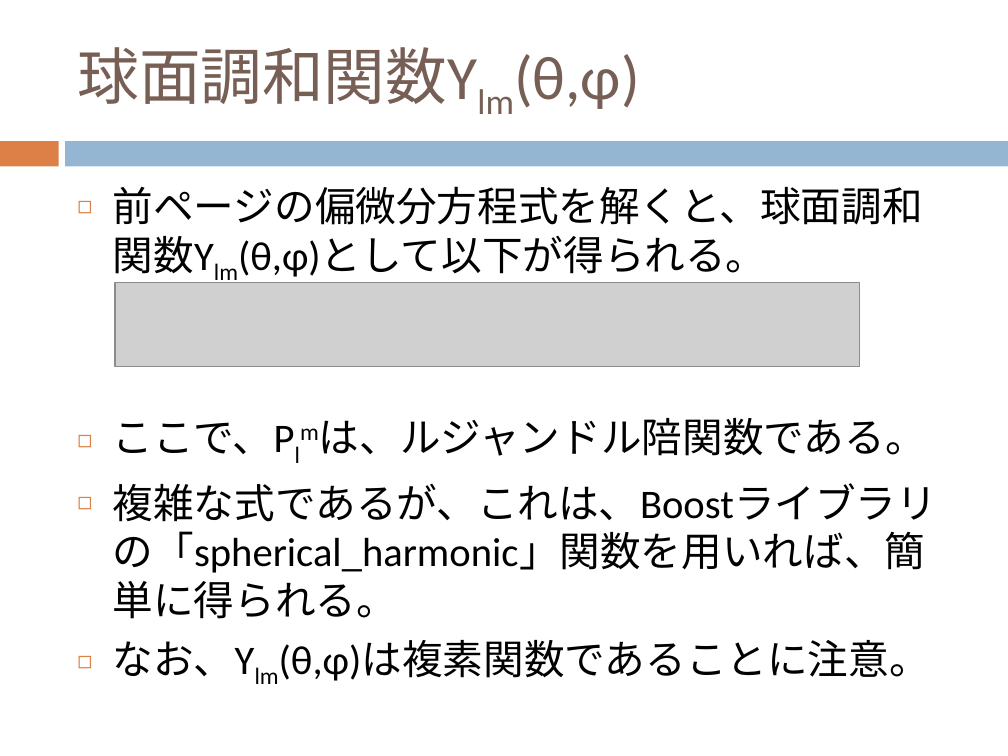
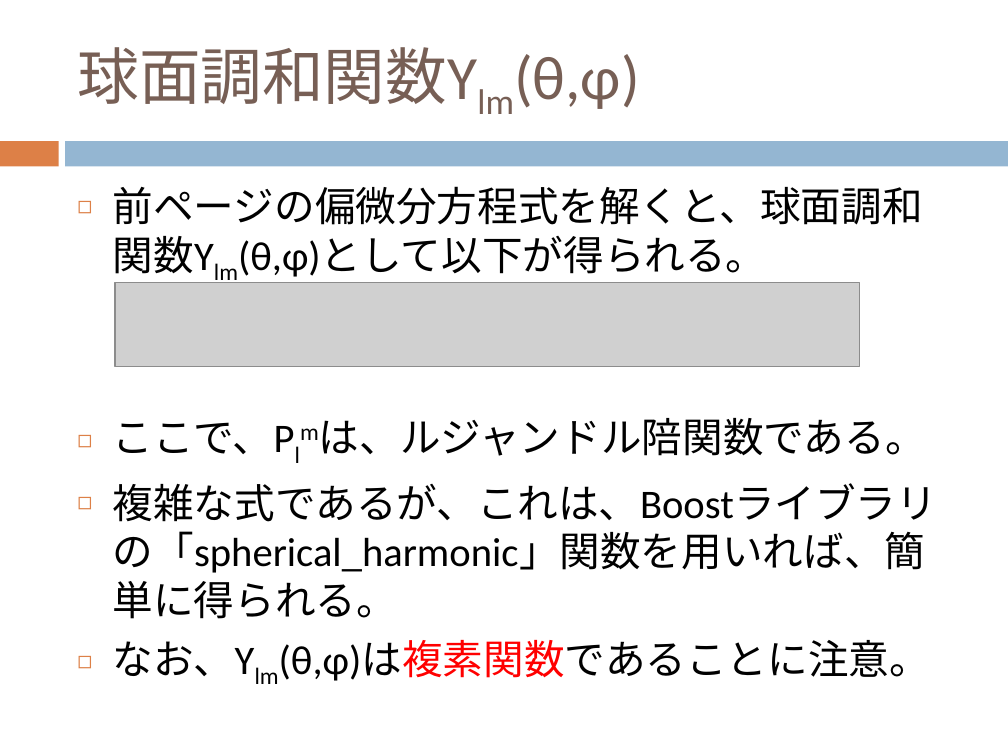
Before and after one commit to dc1394/fukui_sono3, a slide deck: slide 8 of 福井技術者の集い その3 発表資料スライド.pptx. Drawn at 1008x756 pixels with LibreOffice and Linux fonts; fonts in the diff are those of the drawing; grey boxes stand for pictures. Boxes give left, top, right and bottom in pixels: in the first picture for what was removed or moved away, otherwise in the second. Text is boxed around its words. In the diff, an @@ line names an element or a change of style, - is before the commit and + after.

```diff
--- a/福井技術者の集い その3 発表資料スライド.pptx
+++ b/福井技術者の集い その3 発表資料スライド.pptx
@@ text at (113, 641, 930, 681): text colour #000000 to #FF0000 in "なお、Ylm(θ,φ)は複素関数であることに注意。" @@
```
Also in this commit, not shown: 4 other slides changed, 2 slides added, 2 other files.
